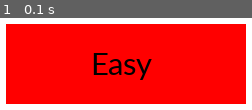
Above: before the commit, frame 1.
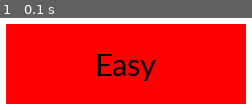
Above: after the commit, the same moment.

Repository: RoyalWeden/hax-coding-olympics
Game: pygame game, started from saturday/main.py
Two runs of this game, one before a commit and one after it. Both use one fixed random seed, a clock stepped at 60 frames per second and the inputs below.
Inputs:
- Up to frame 1 (0.1 s): no input

The runs differ from the first frame. In frame 1, 3.5% of the frame differs, in the area x 36-62%, y 38-69%.

Commit message:
Made easier pygame object creation with classes

Diff:
--- a/saturday/button.py
+++ b/saturday/main.py
@@ -1,6 +1,7 @@
 import pygame
 import sys
 import os
+from pygame_objects import PGObject, PGMouse, PGButton, PGText
 
 pygame.mixer.init()
 pygame.init()
@@ -17,9 +18,35 @@
 
 smallfont = pygame.font.SysFont('Corbel', 35)
 
-easy_text = smallfont.render('Easy', True, color_black)
+easy_sound = pygame.mixer.Sound(os.path.join(sound_path, 'that_was_easy.wav'))
 
-easy_sound = pygame.mixer.Sound(os.path.join(sound_path, 'that_was_easy.wav'))
+def play_easy_sound():
+    pygame.mixer.Sound.stop(easy_sound)
+    pygame.mixer.Sound.play(easy_sound)
+    print('Played: That was easy')
+
+main_mouse = PGMouse()
+easy_button = PGButton(
+    screen,
+    main_mouse,
+    color_red,
+    (dim[0]/2, dim[1]/2),
+    (240, 80),
+    play_easy_sound
+)
+easy_text = PGText(
+    screen,
+    smallfont,
+    'Easy',
+    color_black,
+    loc_obj=easy_button
+)
+
+game_objs:list[PGObject] = [
+    main_mouse,
+    easy_button,
+    easy_text
+]
 
 while True:
     for event in pygame.event.get():
@@ -27,16 +54,11 @@
             pygame.quit()
 
         if event.type == pygame.MOUSEBUTTONDOWN:
-            if (dim[0]/2-120)<=mouse[0]<=(dim[0]/2+120) and (dim[1]/2-40)<=mouse[1]<=(dim[1]/2+40):
-                pygame.mixer.Sound.stop(easy_sound)
-                pygame.mixer.Sound.play(easy_sound)
+            easy_button.on_click()
 
     screen.fill(color_white)
 
-    mouse = pygame.mouse.get_pos() # (x, y)
-
-    pygame.draw.rect(screen, color_red, [dim[0]/2-120, dim[1]/2-40, 240, 80])
-
-    screen.blit(easy_text, (dim[0]/2-35, dim[1]/2-20))
+    for game_obj in game_objs:
+        game_obj.render()
 
     pygame.display.update()
--- /dev/null
+++ b/saturday/pygame_objects.py
@@ -0,0 +1,81 @@
+import pygame
+import sys
+
+pygame.mixer.init()
+pygame.init()
+
+class PGObject:
+    def __init__(self):
+        pass
+
+    def render(self):
+        pass
+
+    def pos(self):
+        return (0, 0)
+
+    def size(self):
+        return (0, 0)
+
+
+class PGMouse(PGObject):
+    def __init__(self):
+        self.mouse = pygame.mouse
+
+    def render(self):
+        return super().render()
+
+    def pos(self):
+        return self.mouse.get_pos()
+
+    def size(self):
+        return super().size()
+
+
+class PGButton(PGObject):
+    def __init__(self, screen, mouse:PGMouse, color:tuple, loc:tuple, size:tuple, click_event):
+        self.screen = screen
+        self.mouse = mouse
+        self.color = color
+        self.loc = loc
+        self.size = size
+        self.click_event = click_event
+
+    def render(self):
+        pygame.draw.rect(self.screen, self.color, [self.loc[0]-self.size[0]/2, self.loc[1]-self.size[1]/2, self.size[0], self.size[1]])
+
+    def on_click(self):
+        if (self.loc[0]-self.size[0]/2)<=self.mouse.pos()[0]<=(self.loc[0]+self.size[0]/2) or \
+            (self.loc[1]-self.size[1]/2)<=self.mouse.pos()[1]<=(self.loc[1]+self.size[1]/2):
+                self.click_event()
+
+    def pos(self):
+        return self.loc
+
+    def size(self):
+        return self.size
+
+
+class PGText(PGObject):
+    def __init__(self, screen, font:pygame.font.SysFont, text:str, color:tuple, loc:tuple=None, loc_obj:PGObject=None):
+        self.screen = screen
+        self.font = font
+        self.text = text
+        self.color = color
+        self.loc = loc
+        self.loc_obj = loc_obj
+        self.text_obj = self.font.render(self.text, True, self.color)
+
+    def render(self):
+        self.screen.blit(self.text_obj, self.pos())
+
+    def pos(self):
+        location = (self.screen.get_width()/2, self.screen.get_height()/2)
+        if self.loc != None:
+            location = self.loc
+        elif self.loc_obj != None:
+            location = self.loc_obj.pos()
+        return (location[0]-self.size()[0]/2, location[1]-self.size()[1]/2)
+
+    def size(self):
+        return self.font.size(self.text)
Not shown, added: saturday/sounds/Michael.pdf
